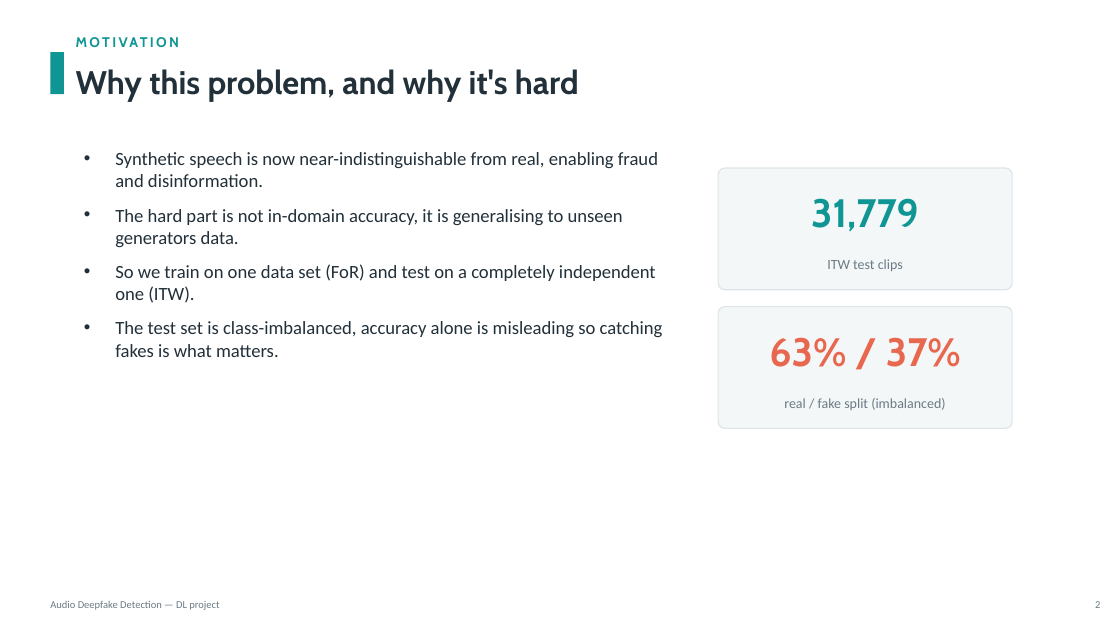
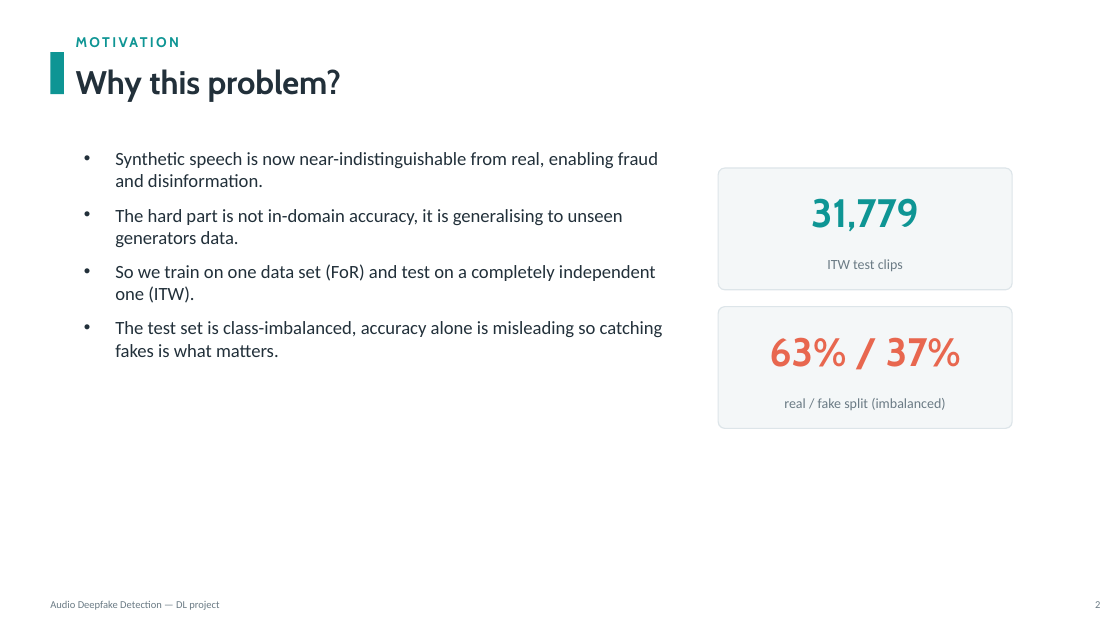
Before and after one commit to KonstaninosKaimakis/audio-deepfake-detection-DL, a slide deck: slide 2 of presentation.pptx. Drawn at 1120x630 pixels with LibreOffice and Linux fonts; fonts in the diff are those of the drawing. Boxes give left, top, right and bottom in pixels: in the first picture for what was removed or moved away, otherwise in the second. Text is boxed around its words. In the diff, an @@ line names an element or a change of style, - is before the commit and + after.

```diff
--- a/presentation.pptx
+++ b/presentation.pptx
@@ text at (76,69,341,102): text changed @@
-Why this problem, and why it's hard
+Why this problem?
```
Also in this commit, not shown: 7 other slides changed.
